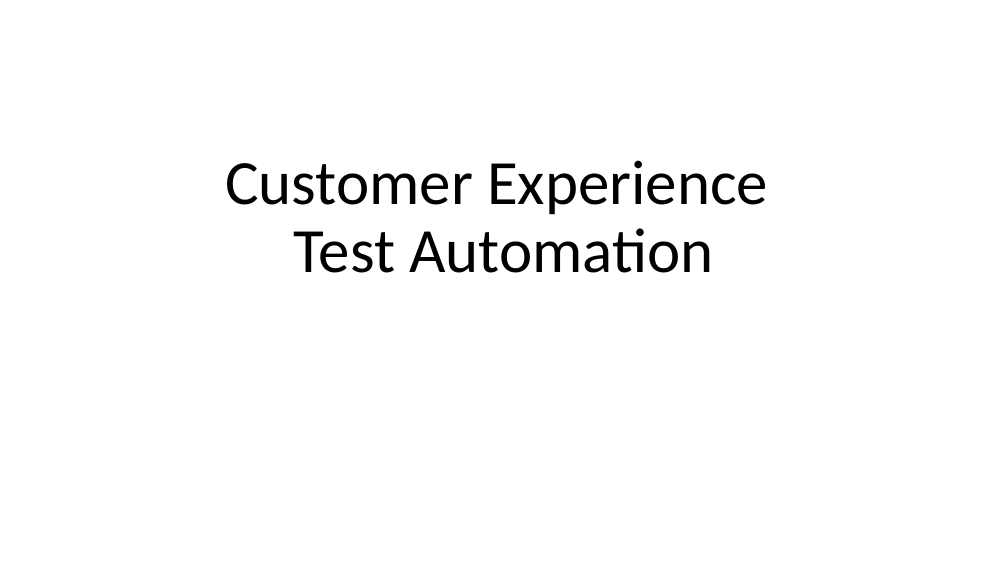
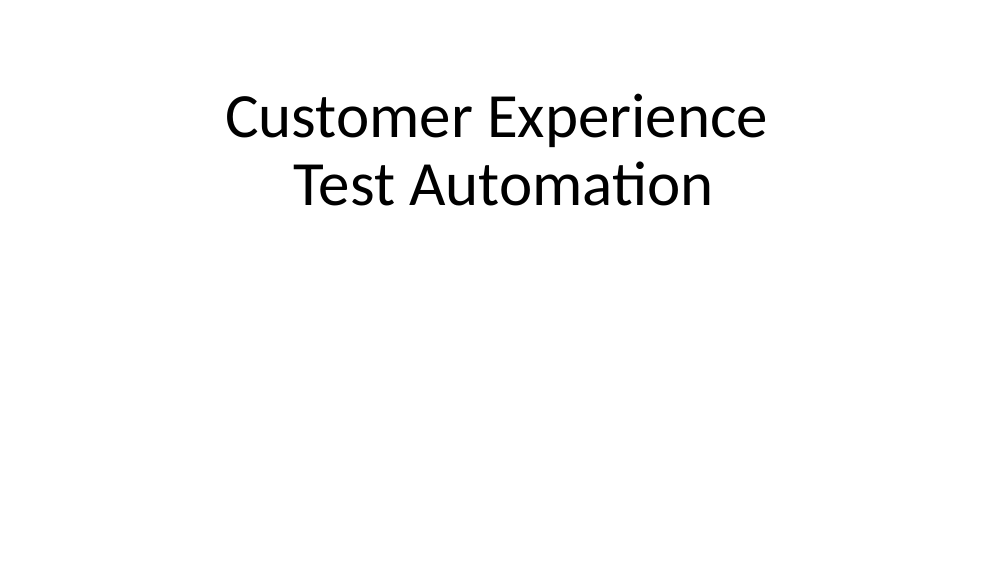
Before and after one commit to raghav9329/mainProf, a slide deck: slide 1 of CurrentWork_Delta/CX_StrategyPowerPoint.pptx. Drawn at 1008x567 pixels with LibreOffice and Linux fonts; fonts in the diff are those of the drawing. Boxes give left, top, right and bottom in pixels: in the first picture for what was removed or moved away, otherwise in the second. Text is boxed around its words. In the diff, an @@ line names an element or a change of style, - is before the commit and + after.

```diff
--- a/CurrentWork_Delta/CX_StrategyPowerPoint.pptx
+++ b/CurrentWork_Delta/CX_StrategyPowerPoint.pptx
@@ title "Customer Experience Test Automation": place and size @@
-title "Customer Experience Test Automation" at <box>225,160,768,273</box>
+title "Customer Experience Test Automation" at <box>225,93,768,206</box>
@@ title "Customer Experience Test Automation" at <box>225,93,768,206</box>: vertical alignment bottom to top @@
```
Also in this commit, not shown: 1 other slide changed, 8 slides added.
